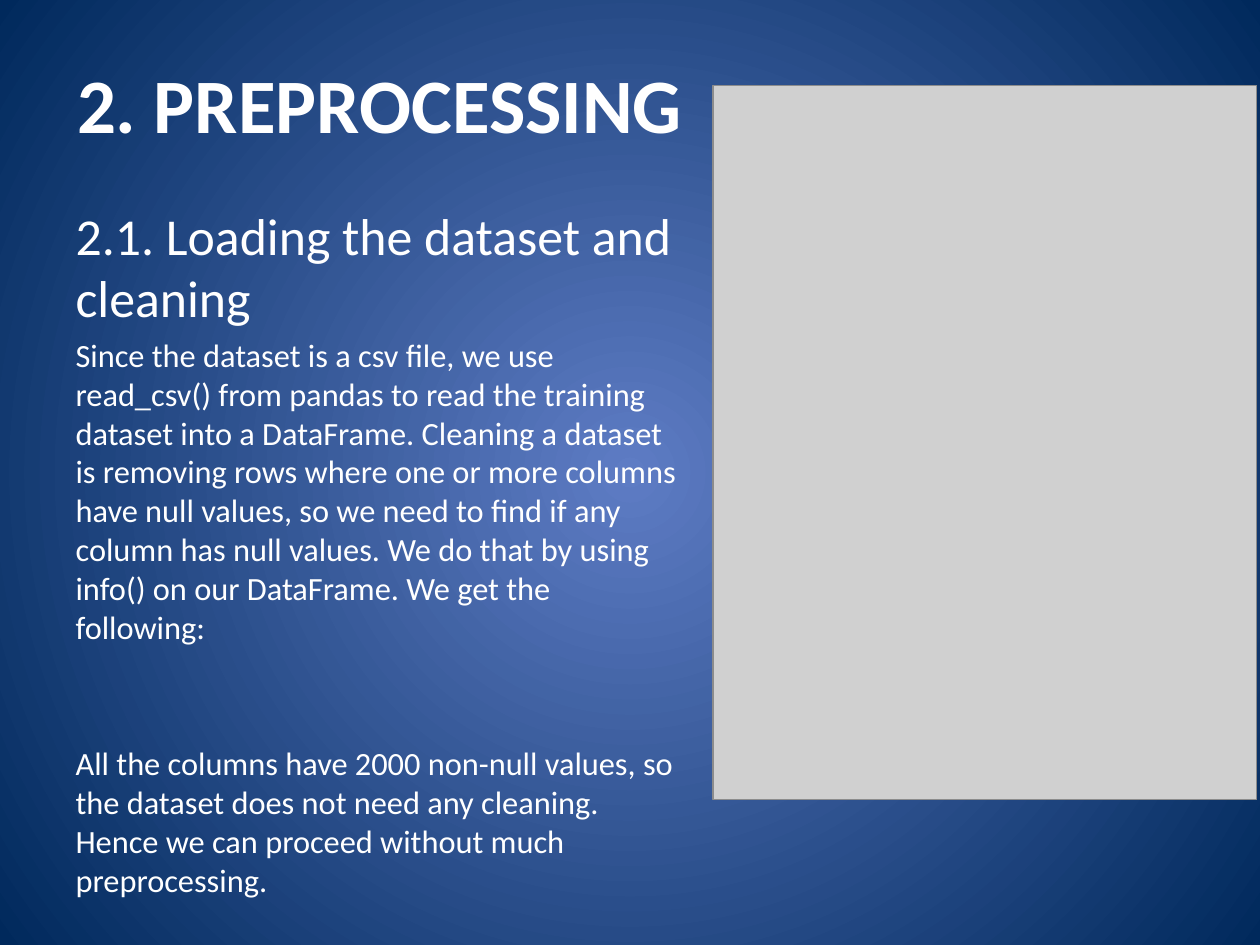
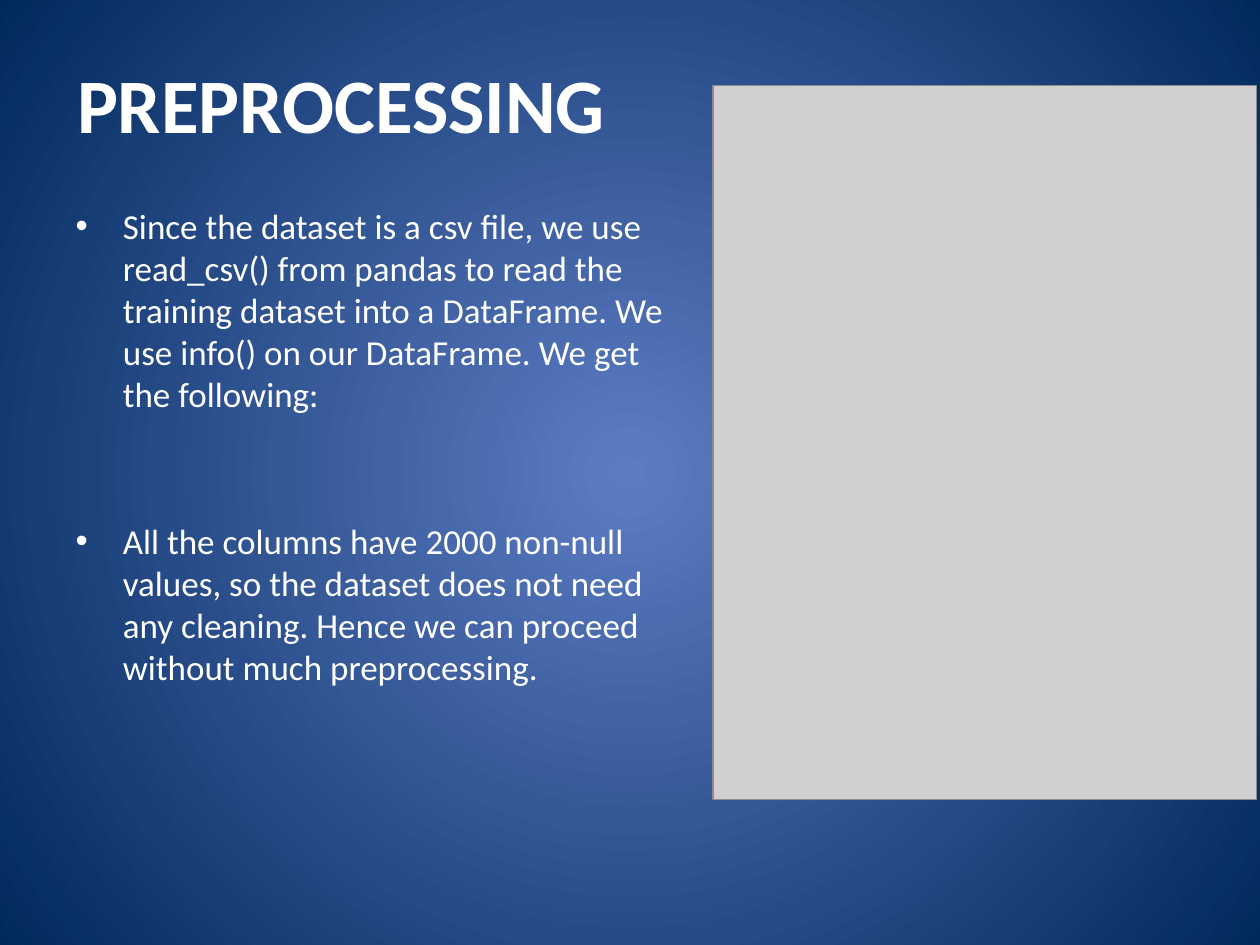
Before and after one commit to debjitg97/Mobile-Price-Classifier, a slide deck: slide 8 of Mobile Price Prediction Using KNN Classifier.pptx. Drawn at 1260x945 pixels with LibreOffice and Linux fonts; fonts in the diff are those of the drawing; grey boxes stand for pictures. Boxes give left, top, right and bottom in pixels: in the first picture for what was removed or moved away, otherwise in the second. Text is boxed around its words. In the diff, an @@ line names an element or a change of style, - is before the commit and + after.

```diff
--- a/Mobile Price Prediction Using KNN Classifier.pptx
+++ b/Mobile Price Prediction Using KNN Classifier.pptx
@@ title at (77,82,605,134): text changed @@
-2. PREPROCESSING
+PREPROCESSING
@@ text at (123,214,662,413): text changed; size 18.5 to 20 pt @@
-2.1. Loading the dataset and cleaning
-Since the dataset is a csv file, we use read_csv() from pandas to read the training dataset into a DataFrame. Cleaning a dataset is removing rows where one or more columns have null values, so we need to find if any column has null values. We do that by using info() on our DataFrame. We get the following:
+• Since the dataset is a csv file, we use read_csv() from pandas to read the training dataset into a DataFrame. We use info() on our DataFrame. We get the following:
@@ text at (123,529,643,686): size 18.5 to 20 pt in "All the columns have 2000 non-null values, ..."; bullet none to • @@
```
Also in this commit, not shown: 22 other slides changed.
